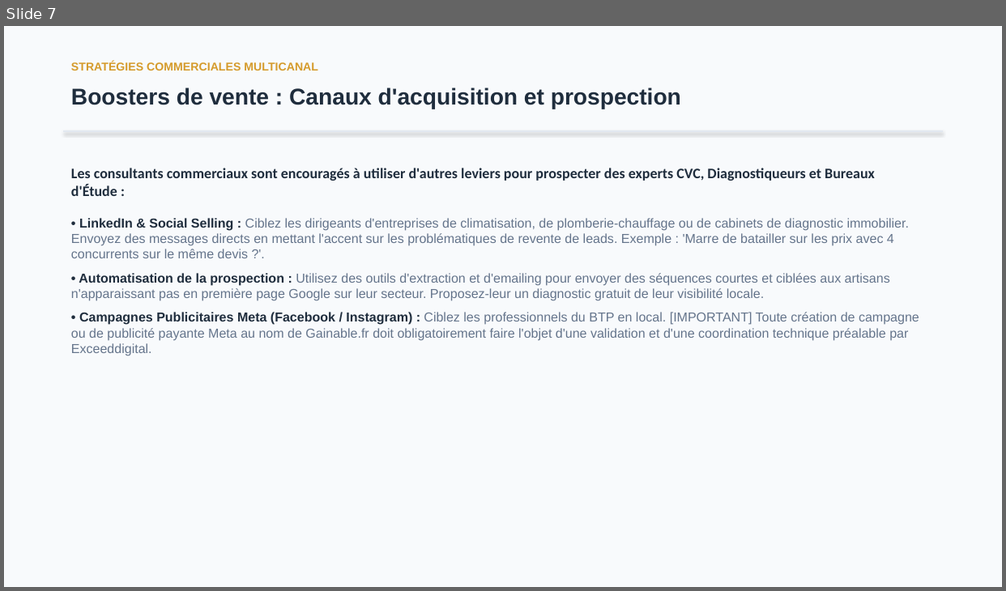
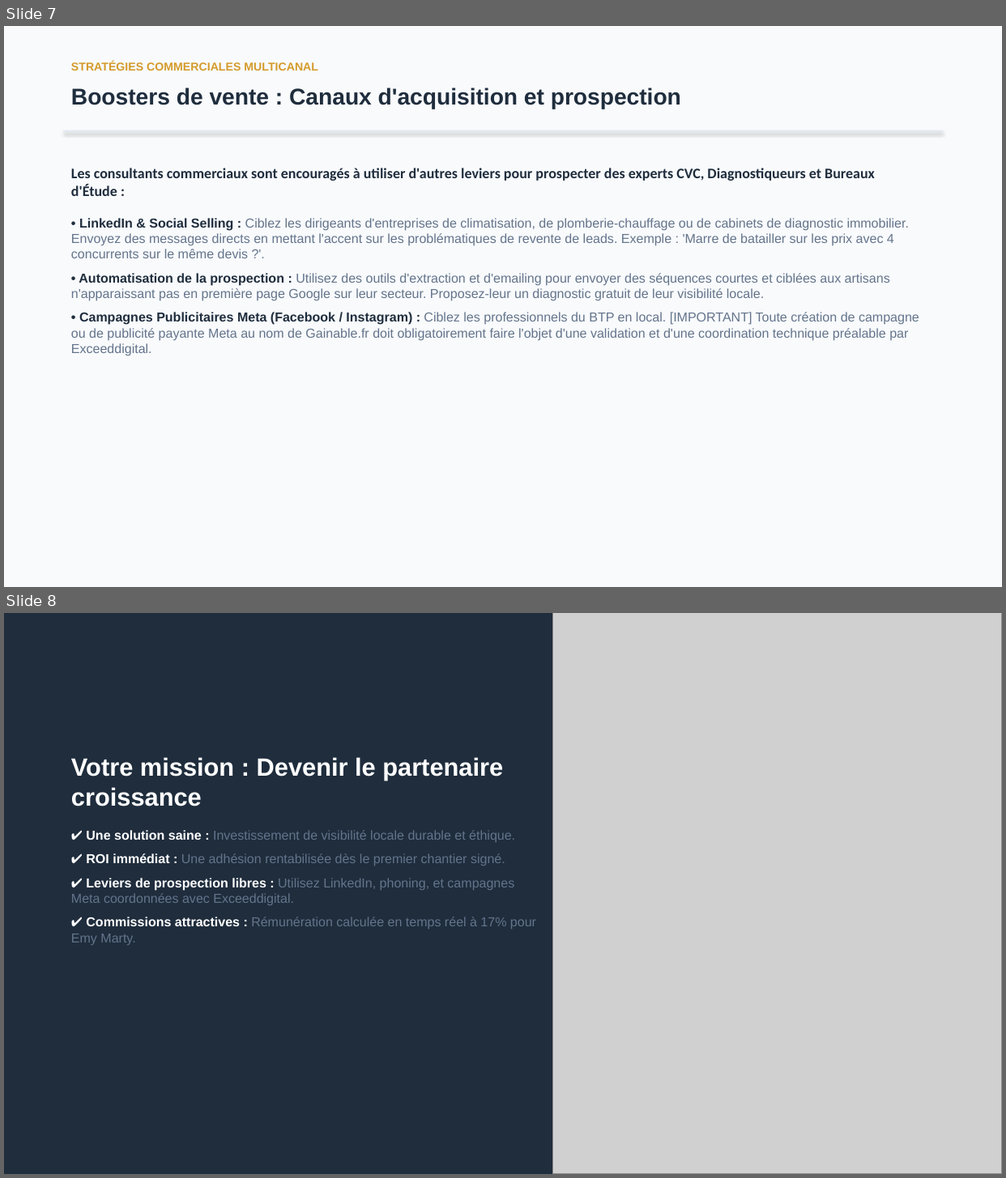
Before and after one commit to gainable-pro/gainableantigravity, a slide deck: guide_commercial_gainable.pptx. Shown one above the other, each under a label of ours: slide 7 before the commit, slides 7 and 8 after it. The pictures are 1006x591 and 1006x1178 pixels, drawn with LibreOffice and Linux fonts; fonts in the diff are those of the drawing; grey boxes stand for pictures. Boxes give left, top, right and bottom in pixels: in the first picture for what was removed or moved away, otherwise in the second. Text is boxed around its words. In the diff, an @@ line names an element or a change of style, - is before the commit and + after.

```diff
--- a/guide_commercial_gainable.pptx
+++ b/guide_commercial_gainable.pptx
@@ slide 8 added at <box>4,613,1002,1174</box>, background #1F2D3D @@
@@ picture added at <box>552,613,1002,1174</box> @@
@@ text added at <box>71,757,536,945</box>, 12.5 pt, text #64748B @@
+Votre mission : Devenir le partenaire croissance
+✔ Une solution saine : Investissement de visibilité locale durable et éthique.
+✔ ROI immédiat : Une adhésion rentabilisée dès le premier chantier signé.
+✔ Leviers de prospection libres : Utilisez LinkedIn, phoning, et campagnes Meta coordonnées avec Exceeddigital.
+✔ Commissions attractives : Rémunération calculée en temps réel à 17% pour Emy Marty.
```
Also in this commit, not shown: 1 slide changed, 1 slide removed, 3 other files.
